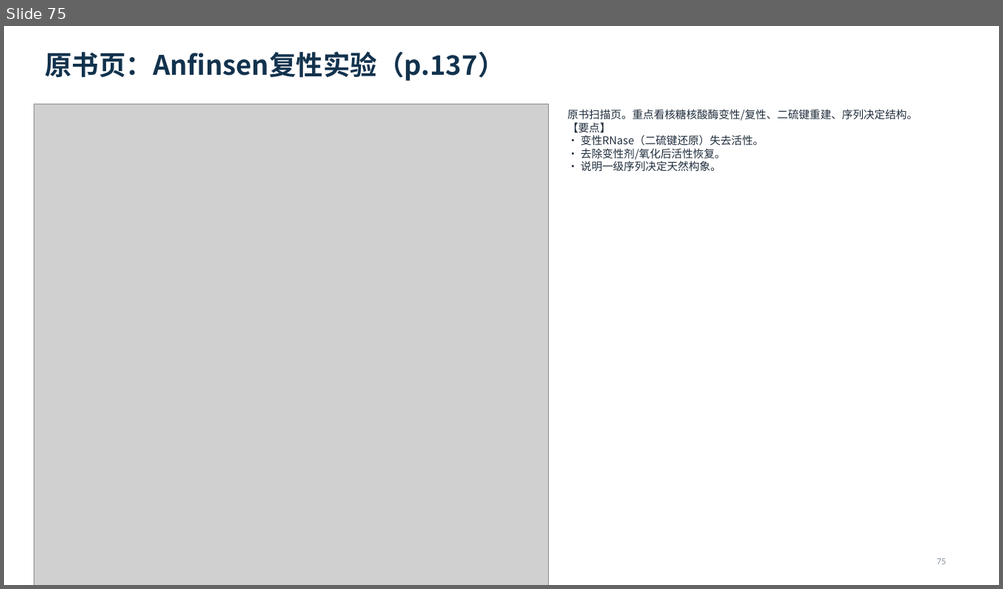
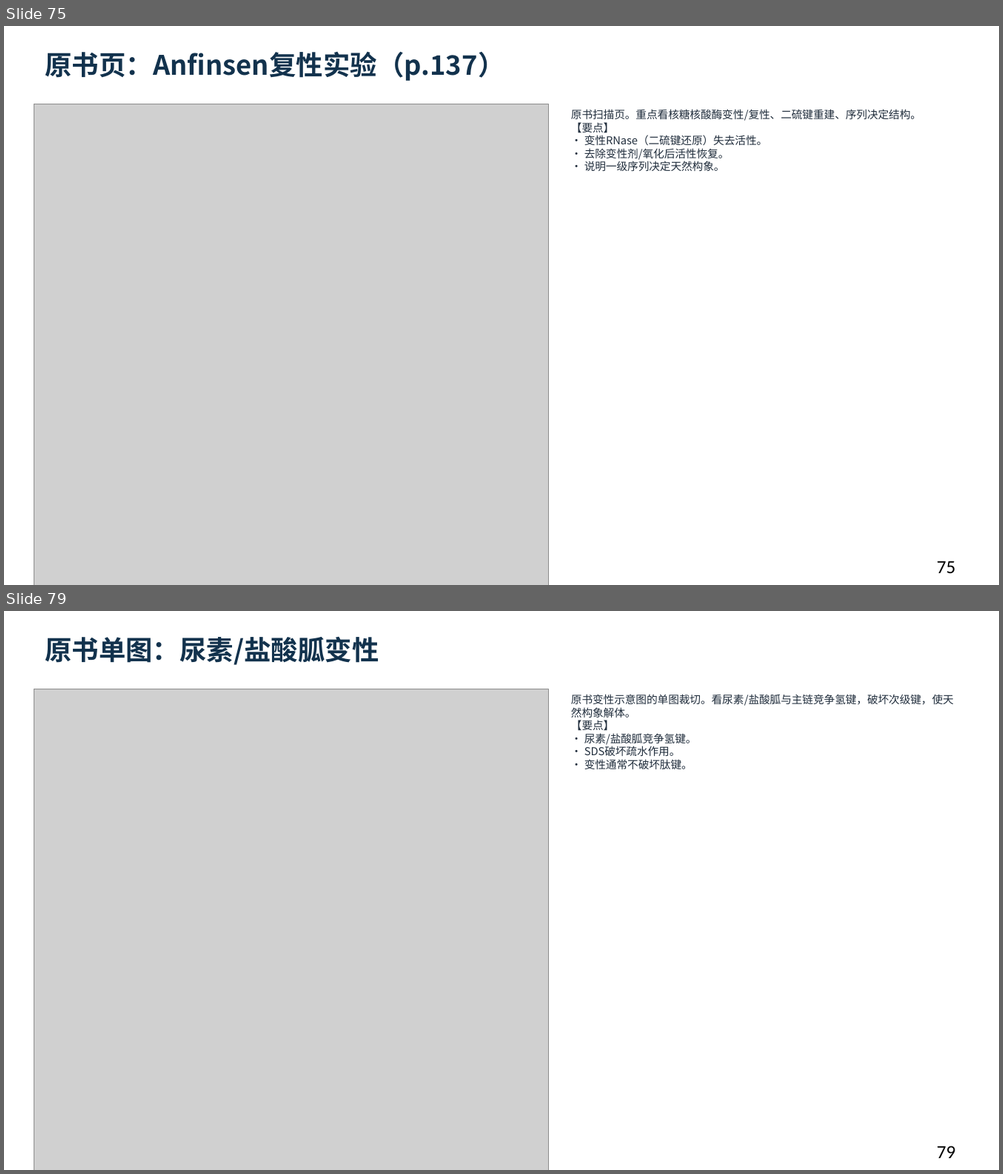
Before and after one commit to newkan-li/Biochemistry, a slide deck: downloads/bc03-ai-style.pptx. Shown one above the other, each under a label of ours: slide 75 before the commit, slides 75 and 79 after it; the slides between them are not shown. The pictures are 1003x589 and 1003x1174 pixels, drawn with LibreOffice and Linux fonts; fonts in the diff are those of the drawing; grey boxes stand for pictures. Boxes give left, top, right and bottom in pixels: in the first picture for what was removed or moved away, otherwise in the second. Text is boxed around its words. In the diff, an @@ line names an element or a change of style, - is before the commit and + after.

Commit message:
bc03补原书单图卡片5页并重生成81页下载版;更新下载版本;版本20261111y

```diff
--- a/downloads/bc03-ai-style.pptx
+++ b/downloads/bc03-ai-style.pptx
@@ slide 79 added at box(4, 611, 999, 1170), background #FFFFFF @@
@@ text added at box(45, 637, 378, 665), 26 pt, text #12324D, bold @@
+原书单图：尿素/盐酸胍变性
@@ picture added at box(34, 689, 549, 1170) @@
@@ text added at box(571, 694, 953, 769), 10.5 pt, text #202D3C @@
+原书变性示意图的单图裁切。看尿素/盐酸胍与主链竞争氢键，破坏次级键，使天然构象解体。
+【要点】
+• 尿素/盐酸胍竞争氢键。
+• SDS破坏疏水作用。
+• 变性通常不破坏肽键。
@@ text added at box(936, 1146, 956, 1159), 18 pt, text #000000 @@
+79
@@ slide 75 changed as well @@
@@ text "原书扫描页。重点看核糖核酸酶变性/复性、二硫键重建、序列决定结构。 【要点】 • 变性RNase（二硫键还原）失去活性。 ...": place and size @@
-text "原书扫描页。重点看核糖核酸酶变性/复性、二硫键重建、序列决定结构。 【要点】 • 变性RNase（二硫键还原）失去活性。 ..." at box(567, 109, 917, 171)
+text "原书扫描页。重点看核糖核酸酶变性/复性、二硫键重建、序列决定结构。 【要点】 • 变性RNase（二硫键还原）失去活性。 ..." at box(571, 109, 921, 171)
@@ text "75" at box(936, 561, 956, 574): size 9 to 18 pt, text colour #8C96A0 to #000000 @@
```
Also in this commit, not shown: 75 other slides changed, 4 other slides added, 10 other files.
